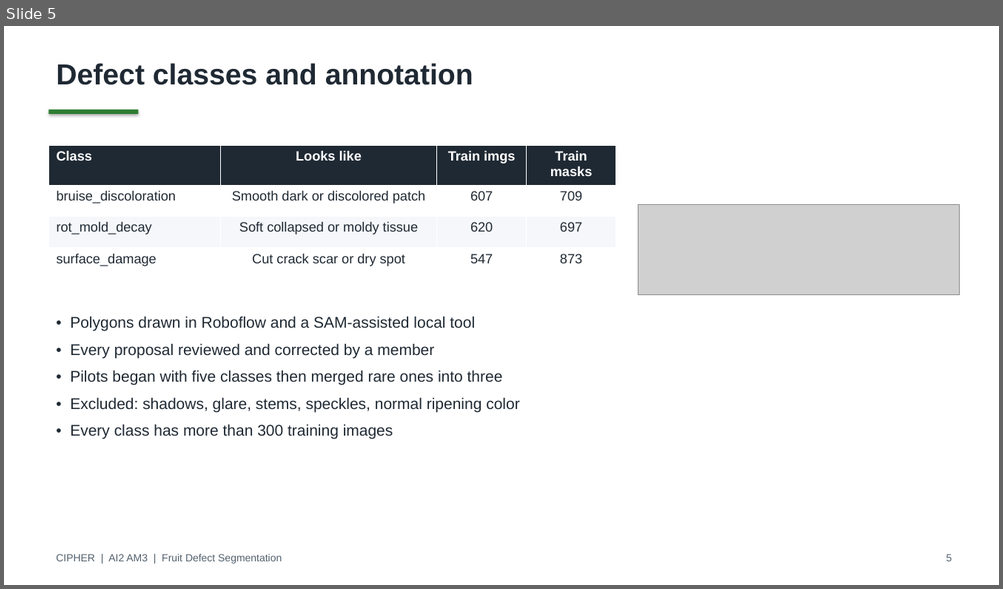
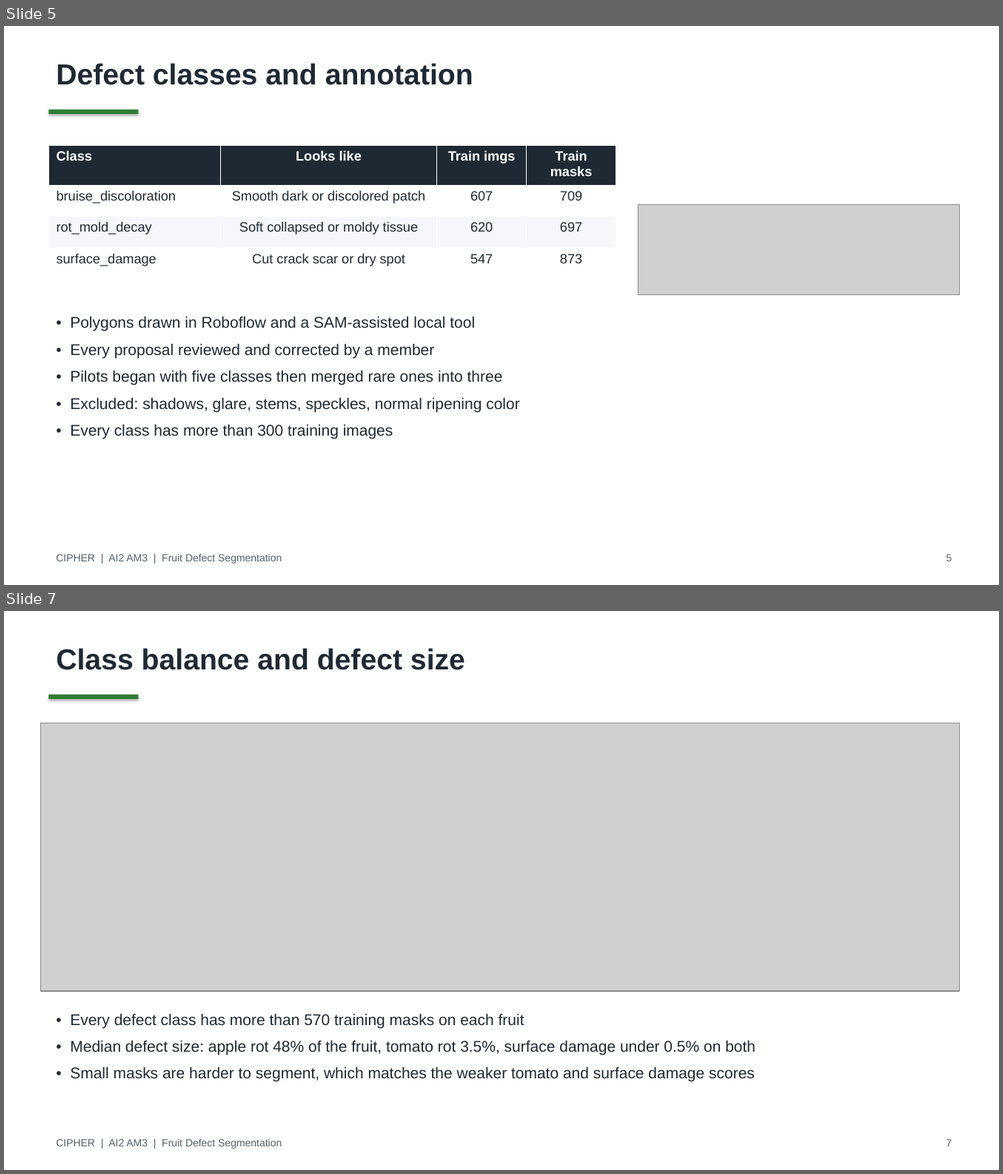
Before and after one commit to deangg/instancesegmentation, a slide deck: slides/CIPHER_AI2_Final_Defense.pptx. Shown one above the other, each under a label of ours: slide 5 before the commit, slides 5 and 7 after it; the slides between them are not shown. The pictures are 1003x589 and 1003x1174 pixels, drawn with LibreOffice and Linux fonts; fonts in the diff are those of the drawing; grey boxes stand for pictures. Boxes give left, top, right and bottom in pixels: in the first picture for what was removed or moved away, otherwise in the second. Text is boxed around its words. In the diff, an @@ line names an element or a change of style, - is before the commit and + after.

```diff
--- a/slides/CIPHER_AI2_Final_Defense.pptx
+++ b/slides/CIPHER_AI2_Final_Defense.pptx
@@ slide 7 added at bbox=[4, 611, 999, 1170], background #FFFFFF @@
@@ text added at bbox=[56, 648, 465, 670], 28 pt, text #1F2933, bold @@
+Class balance and defect size
@@ rectangle added at bbox=[48, 695, 138, 699], fill #2E7D32 @@
@@ picture added at bbox=[40, 723, 960, 991] @@
@@ text added at bbox=[70, 1014, 755, 1082], 15 pt, text #1F2933 @@
+• Every defect class has more than 570 training masks on each fruit
+• Median defect size: apple rot 48% of the fruit, tomato rot 3.5%, surface damage under 0.5% on both
+• Small masks are harder to segment, which matches the weaker tomato and surface damage scores
@@ text added at bbox=[56, 1139, 282, 1149], 10 pt, text #52606D @@
+CIPHER | AI2 AM3 | Fruit Defect Segmentation
@@ text added at bbox=[946, 1139, 952, 1147], 10 pt, text #52606D @@
+7
```
Also in this commit, not shown: 22 slides changed, 6 other slides added, 18 other files.
